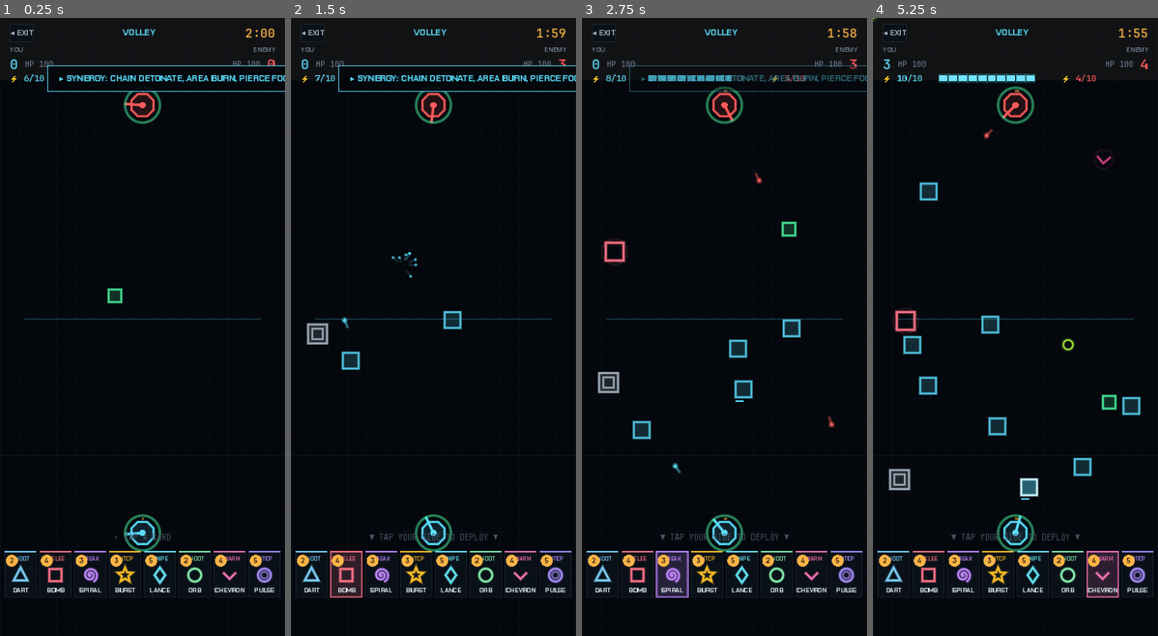
Above: before the commit, frames 1-4 (left to right).
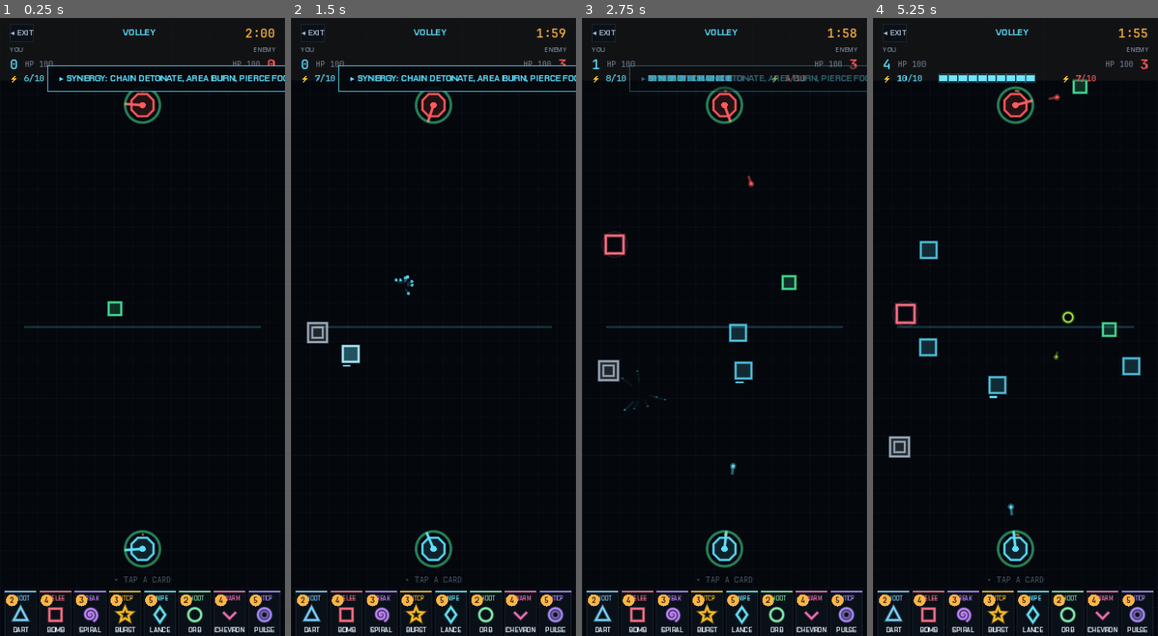
Above: after the commit, the same moments.

Repository: Catalyst86/battle-vector
Game: Godot game, scene res://scenes/match/volley/match_volley.tscn
Same seed, same stepped clock (60 frames per second), same inputs: the game is played once before the commit and once after it. This scene is started directly instead of the project's main scene.
Inputs (mouse positions are in pixels of both pictures, inside the frame that each line leads up to):
- Up to frame 1 (0.25 s): no input
- Up to frame 2 (1.5 s): tap A at 0.5, 1.25 s; move the mouse to (310, 574) at 0.52 s; click (310, 574) at 0.67 s; move the mouse to (345, 574) at 1.27 s; click (345, 574) at 1.42 s
- Up to frame 3 (2.75 s): tap A at 2 s; move the mouse to (673, 574) at 2.02 s; click (673, 574) at 2.17 s
- Up to frame 4 (5.25 s): tap A at 2.75, 3.5, 4.25 s; move the mouse to (998, 574) at 2.77 s; click (998, 574) at 2.92 s; move the mouse to (1032, 574) at 3.52 s; click (1032, 574) at 3.67 s; move the mouse to (1066, 574) at 4.27 s; click (1066, 574) at 4.42 s; move the mouse to (1103, 574) at 5.02 s; click (1103, 574) at 5.17 s

The runs differ from the first frame. In frame 1, 6.1% of the frame differs, in the area x 1-99%, y 43-100%; in frame 2, 7.2%; in frame 3, 8.8%; in frame 4, 11%, in the area x 0-99%, y 0-100%.

Commit message:
tune(volley): calmer pacing — bigger field, slower squares
Feels-too-fast fix. Three small changes compound to cut simultaneous
squares on screen by roughly a third:

  FIELD_BOTTOM       680 → 700   (+20 px bottom runway)
  MIDLINE_Y          380 → 390   (field now spans 620 instead of 600)
  SQUARE_BASE_SPEED   70 →  55   (20% slower descent)
  spawn interval 1V1  0.35 → 0.42
  spawn interval 2V2  0.22 → 0.30
  BOT_SPAWN_INTERVAL  2.0  → 2.5

Each square now spends ~30% more time on screen per spawn (longer
runway + slower), so the gun has time to breathe between targets. Spawn
rate drops ~20% (1V1) / ~27% (2V2), so the board holds fewer squares
at once. Net: still plenty to shoot at, just not a blizzard.

Moved the player gun down with the new FIELD_BOTTOM, midline ColorRect
follows, HintLabel + Hand shift down to fit. Spawner gains a
square_base_speed export so the controller can override Square's
default without editing the Square scene.

Diff:
--- a/vector/scenes/match/volley/match_volley.tscn
+++ b/vector/scenes/match/volley/match_volley.tscn
@@ -29,9 +29,9 @@
 [node name="Midline" type="ColorRect" parent="Field"]
 unique_name_in_owner = true
 offset_left = 30.0
-offset_top = 379.0
+offset_top = 389.0
 offset_right = 330.0
-offset_bottom = 381.0
+offset_bottom = 391.0
 color = Color(0.357, 0.878, 1, 0.2)
 mouse_filter = 2
 
@@ -178,9 +178,9 @@
 [node name="HintLabel" type="Label" parent="HUD"]
 unique_name_in_owner = true
 offset_left = 12.0
-offset_top = 648.0
+offset_top = 702.0
 offset_right = 348.0
-offset_bottom = 666.0
+offset_bottom = 718.0
 theme_override_font_sizes/font_size = 10
 text = "▸ TAP A CARD"
 horizontal_alignment = 1
@@ -188,9 +188,9 @@
 [node name="Hand" parent="HUD" instance=ExtResource("5")]
 unique_name_in_owner = true
 offset_left = 0.0
-offset_top = 670.0
+offset_top = 720.0
 offset_right = 360.0
-offset_bottom = 728.0
+offset_bottom = 778.0
 
 [node name="Overlay" type="CanvasLayer" parent="."]
 layer = 50
--- a/vector/scripts/match/volley/match_volley.gd
+++ b/vector/scripts/match/volley/match_volley.gd
@@ -31,9 +31,16 @@
 const MATCH_SECONDS: float = 120.0
 const OVERTIME_SECONDS: float = 60.0
 const OT_MARGIN: int = 10  # overtime ends when a side leads by this many
+## Field bounds — extended slightly to give squares more runway (descent
+## distance drives how long the player has to react per spawn). Each side
+## gets ~315 px instead of ~270.
 const FIELD_TOP: float = 80.0
-const FIELD_BOTTOM: float = 680.0
-const MIDLINE_Y: float = 380.0
+const FIELD_BOTTOM: float = 700.0
+const MIDLINE_Y: float = 390.0
+## Square base descent speed override — slower than the Square default so
+## the board doesn't fill up. Combined with the longer field, squares spend
+## ~30% more time on screen per spawn.
+const SQUARE_BASE_SPEED: float = 55.0
 ## Mana economy — matches classic 1V1 defaults. Tuned later if needed.
 const MANA_MAX: int = 10
 const MANA_START: float = 6.0
@@ -42,7 +49,7 @@
 const DEPLOY_COOLDOWN: float = 0.4
 ## Seconds between bot spawn attempts. Aggression multiplier shortens this
 ## per-bot so high-arena opponents flood the board faster.
-const BOT_SPAWN_INTERVAL: float = 2.0
+const BOT_SPAWN_INTERVAL: float = 2.5
 
 class BotState:
 	var deck_cards: Array[CardData] = []
@@ -135,9 +142,16 @@
 	_enemy_gun = _enemy_guns[0]
 	spawner.square_spawned.connect(_on_square_spawned)
 	spawner.spawn_y = MIDLINE_Y
-	# More targets for 2V2 — boost spawn rate.
+	spawner.square_base_speed = SQUARE_BASE_SPEED
+	# Slower spawn cadence than the first MVP (0.35s) — the 2-minute match
+	# still produces 280+ squares in 1V1 which is plenty for the gun to
+	# chew on without the board feeling like a blizzard.
+	spawner.spawn_interval = 0.42
 	if _team_size >= 2:
-		spawner.spawn_interval = 0.22
+		# 2V2 doubles the gun count so we tick up spawn rate, but not as
+		# aggressively as before — the slower descent + longer field gives
+		# each square more screen time, so we don't need a flood to feel busy.
+		spawner.spawn_interval = 0.30
 
 func _setup_hand() -> void:
 	# Use the player's real deck. Tutorial mode doesn't apply in Volley (MVP).
--- a/vector/scripts/match/volley/square_spawner.gd
+++ b/vector/scripts/match/volley/square_spawner.gd
@@ -17,6 +17,10 @@
 @export var spawn_x_max: float = 330.0
 @export var spawn_y: float = 260.0
 @export var active: bool = true
+## Base descent speed assigned to each spawned square. Controller can lower
+## this to slow pacing (e.g. Volley bumps field size and slows squares so
+## the board doesn't feel like a blizzard). 0 = use Square's own default.
+@export var square_base_speed: float = 0.0
 
 var _cooldown: float = 0.0
 
@@ -33,6 +37,8 @@
 	var sq: Square = SQUARE_SCENE.instantiate() as Square
 	sq.tier = _roll_tier()
 	sq.bound_for_enemy = randf() < 0.5
+	if square_base_speed > 0.0:
+		sq.base_speed = square_base_speed
 	get_parent().add_child(sq)
 	sq.position = Vector2(randf_range(spawn_x_min, spawn_x_max), spawn_y)
 	square_spawned.emit(sq)
